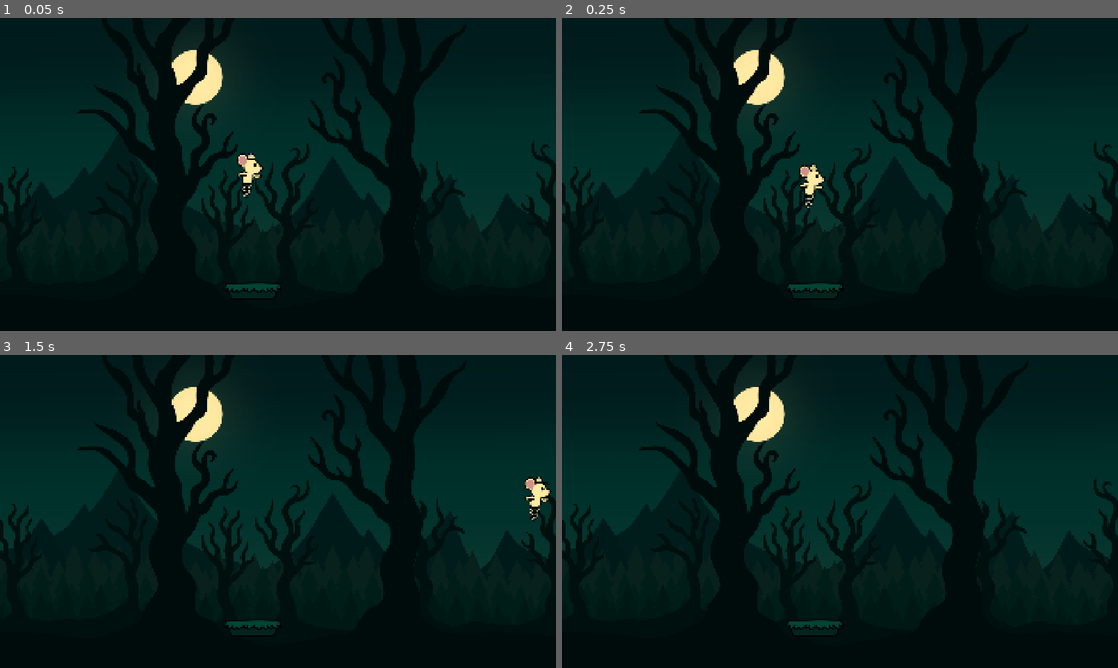
Above: before the commit, frames 1-4 (two rows, left to right).
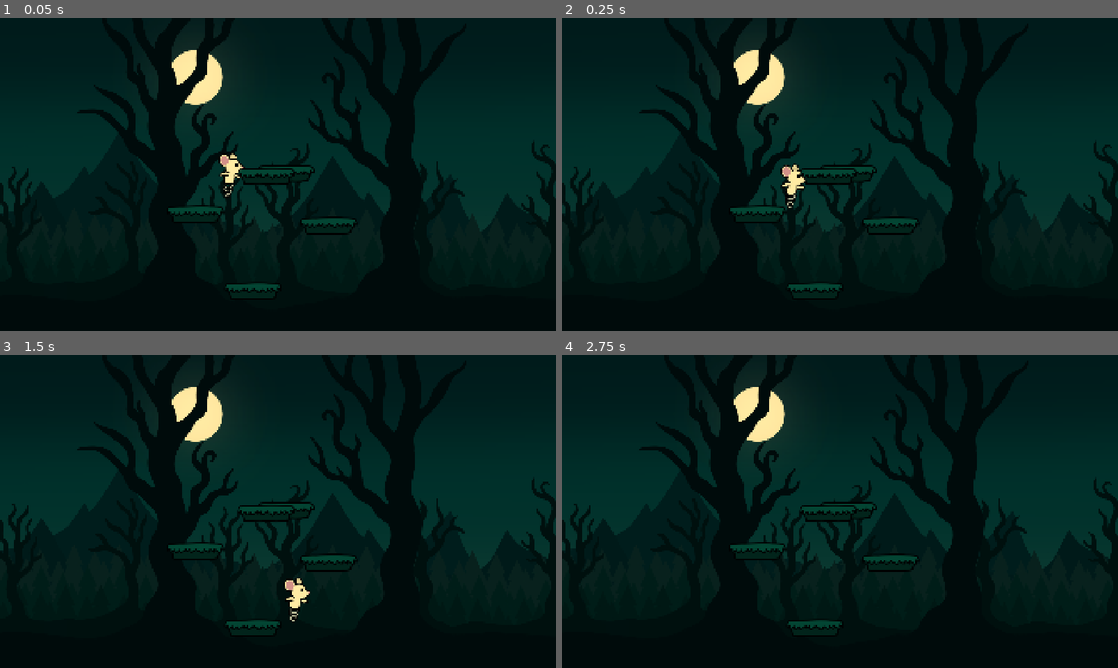
Above: after the commit, the same moments.

Repository: Vladimir-Herdman/software-dev-project-1
Game: Godot game, scene res://Scenes/main_scene.tscn
The game is run twice, just before and just after one commit, with the same random seed, the same clock (stepped at 60 frames per second) and the same inputs.
Inputs:
- Up to frame 1 (0.05 s): no input
- Up to frame 2 (0.25 s): no input
- Up to frame 3 (1.5 s): hold Right (ui_right) from 0.53 s (still down)
- Up to frame 4 (2.75 s): release Right (ui_right) at 2.03 s; hold Left (ui_left) from 2.03 s (still down)

The runs differ from the first frame. In frame 1, 1.3% of the frame differs, in the area x 30-65%, y 43-70%; in frame 2, 1.3%; in frame 3, 1.4%, in the area x 30-100%, y 38-86%; in frame 4, 0.8%.

Commit message:
Platform Controller Completed
Platform Generation is now functional

Diff:
--- /dev/null
+++ b/Player.tscn
@@ -0,0 +1,16 @@
+[gd_scene load_steps=3 format=3 uid="uid://dcghsh5sdejp7"]
+
+[ext_resource type="Texture2D" uid="uid://ry2aiujqrvq6" path="res://Sprites/Spooky_Player.png" id="1_xhfnw"]
+
+[sub_resource type="CapsuleShape2D" id="CapsuleShape2D_kpjcp"]
+radius = 35.0
+height = 166.0
+
+[node name="Player" type="CharacterBody2D"]
+
+[node name="CollisionShape2D" type="CollisionShape2D" parent="."]
+shape = SubResource("CapsuleShape2D_kpjcp")
+
+[node name="Sprite2D" type="Sprite2D" parent="."]
+position = Vector2(306, -149)
+texture = ExtResource("1_xhfnw")
--- a/Scenes/main_scene.tscn
+++ b/Scenes/main_scene.tscn
@@ -28,7 +28,8 @@
 [node name="Basic_Platform" parent="." instance=ExtResource("12_drdnd")]
 position = Vector2(874, 941)
 
-[node name="PlatformManager" type="Node2D" parent="."]
+[node name="PlatformManager" type="Node2D" parent="." node_paths=PackedStringArray("lastPlatform")]
 script = ExtResource("7_huasi")
 basicPlatform = ExtResource("12_drdnd")
 bouncyPlatform = ExtResource("8_m1efj")
+lastPlatform = NodePath("../Basic_Platform")
--- a/Scripts/PlatformManager.gd
+++ b/Scripts/PlatformManager.gd
@@ -4,6 +4,9 @@
 @export var bouncyPlatform: PackedScene
 @export var movingPlatform: PackedScene
 @export var fallingPlatform: PackedScene
+@export var lastPlatform: Node2D
+
+@export var platformCount : int = 1
 
 func spawnPlatform(platformType: String, position: Vector2) -> void:
 	var platform: Node2D
@@ -11,14 +14,33 @@
 	match platformType:
 		"basic":
 			platform = basicPlatform.instantiate()
+			lastPlatform = platform
+			platformCount += 1
 		"bouncy":
 			platform = bouncyPlatform.instantiate()
+			lastPlatform = platform
+			platformCount+=1
 		"moving":
 			platform = movingPlatform.instantiate()
+			lastPlatform = platform
+			platformCount+=1
 		"falling":
 			platform = fallingPlatform.instantiate()
 		_:
 			platform = basicPlatform.instantiate()
+			lastPlatform = platform
+			platformCount+= 1
+
 
 	platform.position = position
 	owner.add_child(platform)
+
+func _process(z: float) -> void:
+
+	while(platformCount < 5):
+		var pos : Vector2
+		pos.x = randi_range(250,1250)
+		pos.y = randi_range(400,750)
+		pos.y -= lastPlatform.transform.y.length()
+
+		spawnPlatform("basic", pos)
--- a/Scripts/Player/PlayerConroller.gd
+++ b/Scripts/Player/PlayerConroller.gd
@@ -5,6 +5,7 @@
 var speed = 50
 var deceleration = 6
 var maxXVelocity = 1500
+# Max height ~20000
 
 func _physics_process(delta: float) -> void:
 	velocity.y += GRAVITY
--- /dev/null
+++ b/basic_platform.tscn
@@ -0,0 +1,16 @@
+[gd_scene load_steps=3 format=3 uid="uid://dbockwhyaydtq"]
+
+[ext_resource type="Texture2D" uid="uid://i0pp57qxf5ms" path="res://Sprites/Spooky_Platform_1.png" id="1_g27h8"]
+
+[sub_resource type="RectangleShape2D" id="RectangleShape2D_r8ipd"]
+size = Vector2(174, 47)
+
+[node name="Basic_Platform" type="StaticBody2D"]
+
+[node name="SpookyPlatform1" type="Sprite2D" parent="."]
+position = Vector2(-1, -35)
+texture = ExtResource("1_g27h8")
+
+[node name="CollisionShape2D" type="CollisionShape2D" parent="."]
+position = Vector2(-1, 5.5)
+shape = SubResource("RectangleShape2D_r8ipd")
--- /dev/null
+++ b/sprite_2d.tscn
@@ -0,0 +1,8 @@
+[gd_scene load_steps=2 format=3 uid="uid://d26y1qf2ofo35"]
+
+[ext_resource type="Texture2D" uid="uid://b4f1wwsi5rpvu" path="res://Sprites/Rat_King-removebg-preview.png" id="1_f7cmv"]
+
+[node name="Sprite2D" type="Sprite2D"]
+texture = ExtResource("1_f7cmv")
+
+[node name="CollisionShape2D" type="CollisionShape2D" parent="."]
